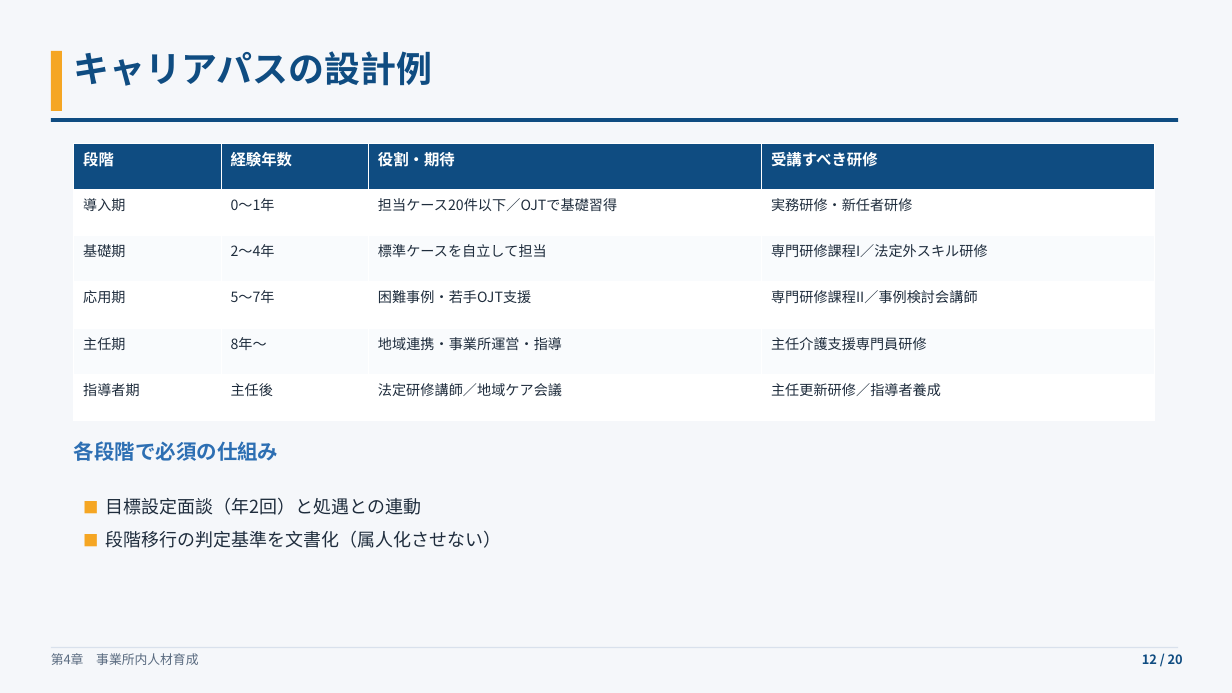
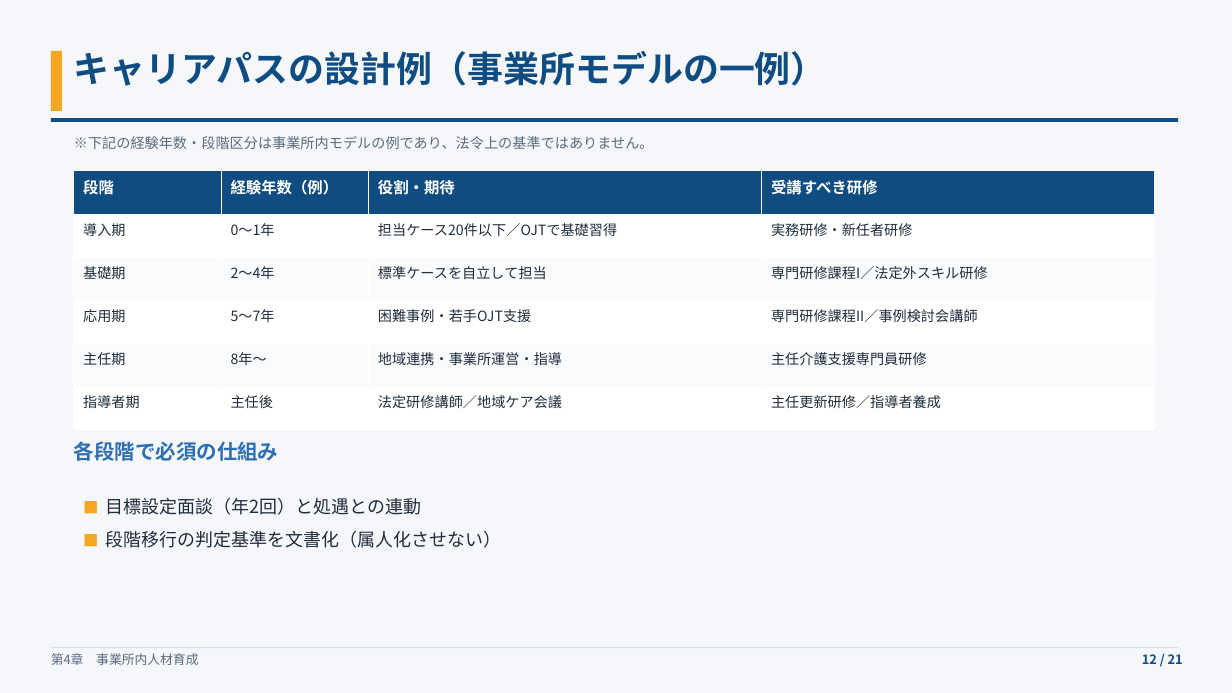
Before and after one commit to tohmichi18-stack/kaigo-ga-app, a slide deck: slide 12 of slides/法定研修制度改正への対応と主任ケアマネ更新研修の戦略.pptx. Drawn at 1232x693 pixels with LibreOffice and Linux fonts; fonts in the diff are those of the drawing. Boxes give left, top, right and bottom in pixels: in the first picture for what was removed or moved away, otherwise in the second. Text is boxed around its words. In the diff, an @@ line names an element or a change of style, - is before the commit and + after.

```diff
--- a/slides/法定研修制度改正への対応と主任ケアマネ更新研修の戦略.pptx
+++ b/slides/法定研修制度改正への対応と主任ケアマネ更新研修の戦略.pptx
@@ text at box(74, 51, 827, 86): text changed @@
-キャリアパスの設計例
+キャリアパスの設計例（事業所モデルの一例）
@@ text added at box(74, 136, 654, 149), 11 pt, text #5A6B80 @@
+※下記の経験年数・段階区分は事業所内モデルの例であり、法令上の基準ではありません。
@@ table at box(74, 171, 1155, 430) @@
-row 1, column 2: 経験年数
+row 1, column 2: 経験年数（例）
@@ table: place and size @@
-table at box(74, 143, 1155, 421)
+table at box(74, 171, 1155, 430)
@@ text at box(1142, 654, 1183, 664): text changed @@
-12 / 20
+12 / 21
```
Also in this commit, not shown: 18 other slides changed, 1 slide added, 2 other files.
